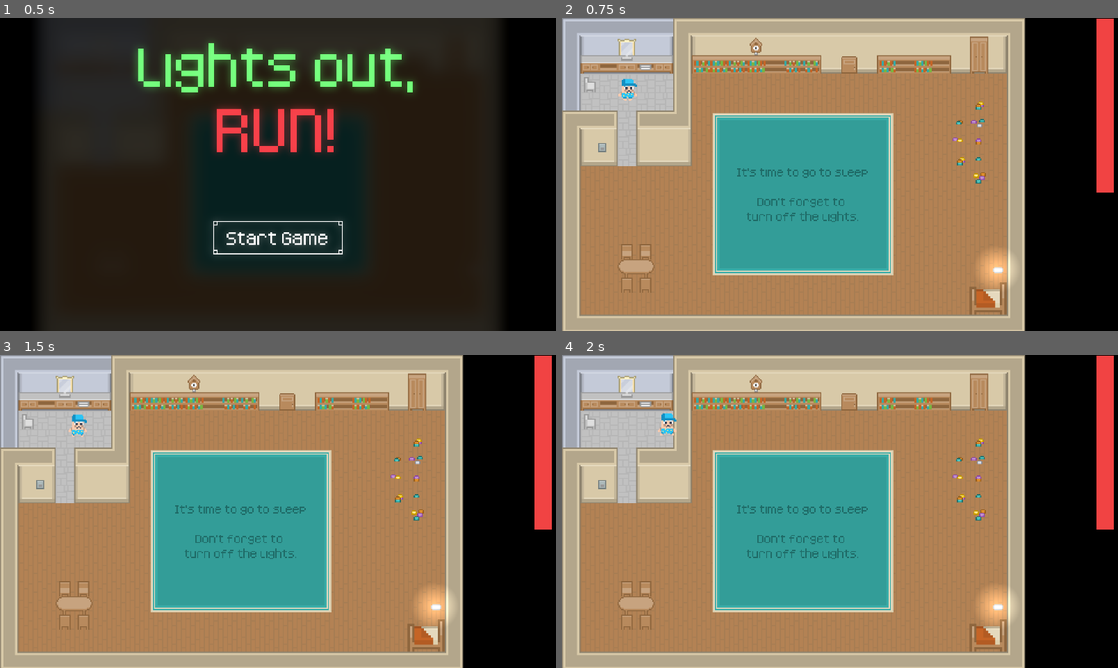
Above: before the commit, frames 1-4 (two rows, left to right).
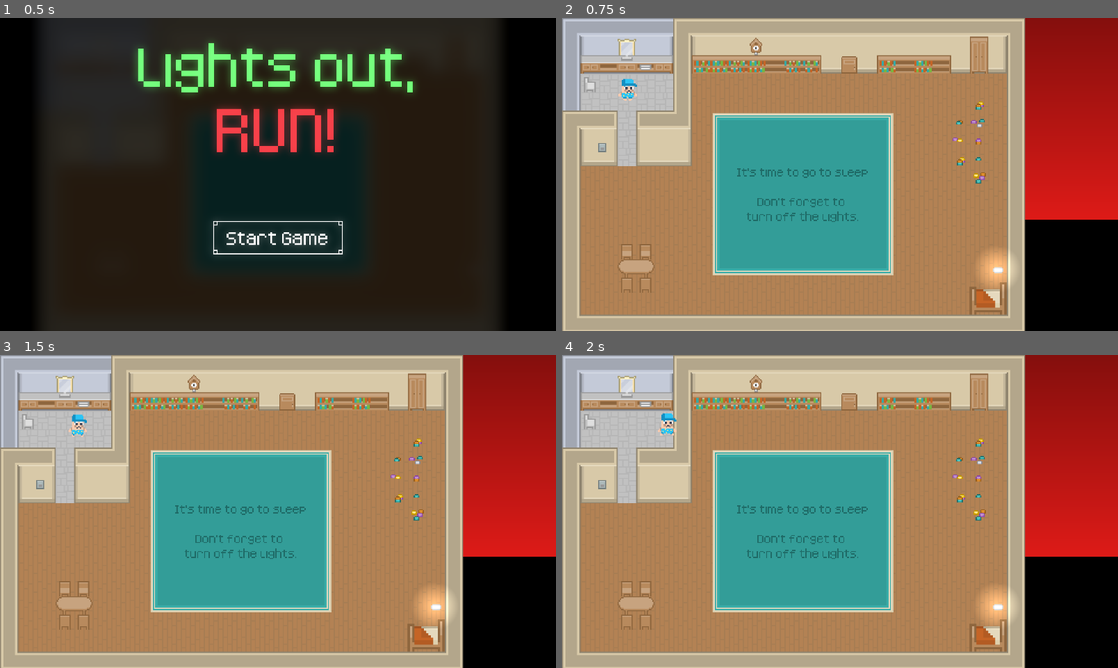
Above: after the commit, the same moments.

Repository: 10Zeeko/levelupgamejam2025
Game: Godot game, scene res://Scenes/main_menu.tscn
Two runs of this game, one before a commit and one after it. Both use one fixed random seed, a clock stepped at 60 frames per second and the inputs below. Sound files missing from this copy of the repository are replaced by a short silence.
Inputs:
- Up to frame 1 (0.5 s): no input
- Up to frame 2 (0.75 s): click "Start Game" at 0.5 s
- Up to frame 3 (1.5 s): tap Enter at 1.25 s; hold D (Right) from 1.28 s (still down); tap Space (Dash) at 1.35 s
- Up to frame 4 (2 s): keep holding D (Right)

Frame 1 is identical in both runs. In frame 2, 11% of the frame differs, in the area x 83-100%, y 0-65%; in frame 3, 11%; in frame 4, 11%.

Commit message:
Modified hud, added timer, fixes, ª and music

Diff:
--- a/GameNodes/Interactables/bed.gd
+++ b/GameNodes/Interactables/bed.gd
@@ -8,9 +8,12 @@
 	if body is CharacterBody2D and light_is_off:
 		timer.start()
 		Globals.level_completed = true
+		Globals.count_time = false
 		Globals.player_sleeping()
 
 func _change_scene():
+	if Globals.record_timers[Globals.current_level] < Globals.time_passed:
+			Globals.record_timers[Globals.current_level] = Globals.time_passed
 	Globals.current_level += 1
 	Globals.change_level()
 
--- a/GameNodes/globals.gd
+++ b/GameNodes/globals.gd
@@ -10,7 +10,27 @@
 
 var player_controller : CharacterBody2D
 
+const GLOBAL_MUSIC = preload("res://Sounds/global_music.ogg")
+const PLAYER_DEATH = preload("res://Sounds/PlayerSounds/player_death.ogg")
+var music_player : AudioStreamPlayer
+var sfx_player : AudioStreamPlayer
+
 func _ready() -> void:
+	# Game Audio
+	music_player = AudioStreamPlayer.new()
+	sfx_player = AudioStreamPlayer.new()
+
+	music_player.stream = GLOBAL_MUSIC
+	music_player.bus = "Music"
+	music_player.autoplay = true
+	add_child(music_player)
+
+	sfx_player.bus = "SFX"
+	add_child(sfx_player)
+
+	music_player.play()
+
+	# Game levels
 	levels.append(preload("res://Scenes/main_scene.tscn"))
 	levels.append(preload("res://Scenes/first_level.tscn"))
 	levels.append(preload("res://Scenes/second_level.tscn"))
@@ -18,6 +38,7 @@
 	levels.append(preload("res://Scenes/fourth_level.tscn"))
 	levels.append(preload("res://Scenes/fifth_level.tscn"))
 	levels.append(preload("res://Scenes/end_of_the_game.tscn"))
+
 	record_timers.resize(levels.size())
 
 func _physics_process(delta: float) -> void:
@@ -27,10 +48,8 @@
 func change_level():
 	if level_completed:
 		count_time = false
-		if record_timers[current_level] < time_passed:
-			record_timers[current_level] = time_passed
-			print(record_timers)
 		time_passed = 0.0
+		print(record_timers)
 		get_tree().change_scene_to_packed(levels[current_level])
 	else:
 		get_tree().reload_current_scene()
@@ -42,5 +61,21 @@
 func kill_player():
 	if player_controller != null:
 		player_controller.kill_player()
+		if sfx_player != null:
+			sfx_player.stream = PLAYER_DEATH
+			sfx_player.play()
 		await get_tree().create_timer(1.0).timeout
 		change_level()
+
+func lights_off():
+	if music_player:
+		var tw = create_tween()
+		tw.tween_property(music_player, "volume_db", -10.0, 0.5)
+
+func lights_on():
+	if music_player:
+		var tw = create_tween()
+		tw.tween_property(music_player, "volume_db", 0.0, 0.5)
+
+func get_time():
+	return time_passed
--- a/GameNodes/hud.gd
+++ b/GameNodes/hud.gd
@@ -10,14 +10,22 @@
 @export var dark_noise_streams : Array[AudioStreamOggVorbis]
 @onready var dark_noise_player: AudioStreamPlayer = $DarkNoisePlayer
 
+var seconds : float
+var miliseconds : float
+var current_time : float
+
 signal lightsSignal
 
 func _ready() -> void:
 	hide_hud()
+	Globals.lights_on()
+	Globals.count_time = false
+	Globals.time_passed = 0
 
 func _on_texture_button_toggled(toggled_on: bool) -> void:
 	changeLight = toggled_on
 	lightsSignal.emit()
+	Globals.lights_off()
 	texture_button.disabled = true
 
 	switch_stream_player.stream = switch_audios_streams[randi_range(0, switch_audios_streams.size()-1)]
@@ -55,3 +63,10 @@
 
 func _on_timer_timeout() -> void:
 	texture_button.disabled = true
+
+func _process(_delta: float) -> void:
+	current_time = Globals.get_time()
+	seconds = fmod(current_time, 60)
+	miliseconds = fmod(current_time, 1) * 100
+	$Control/HBoxContainer/Seconds.text = "%02d" % seconds
+	$Control/HBoxContainer/Miliseconds.text = "%02d" % miliseconds
--- a/GameNodes/hud.tscn
+++ b/GameNodes/hud.tscn
@@ -20,6 +20,7 @@
 [ext_resource type="AudioStream" uid="uid://c8o4qyglnvci0" path="res://Sounds/Switch/switch32.ogg" id="10_aafg3"]
 [ext_resource type="AudioStream" uid="uid://xl7ul0jrrtwd" path="res://Sounds/Switch/switch33.ogg" id="11_ogqed"]
 [ext_resource type="AudioStream" uid="uid://djf4rfa5jcpkb" path="res://Sounds/Switch/switch34.ogg" id="12_wn675"]
+[ext_resource type="FontFile" uid="uid://cfmglbt7ynprg" path="res://Sprites/Fonts/Kenney Pixel.ttf" id="20_gwwoj"]
 
 [node name="CanvasLayer" type="CanvasLayer"]
 script = ExtResource("1_cng81")
@@ -51,9 +52,36 @@
 wait_time = 0.1
 one_shot = true
 
+[node name="HBoxContainer" type="HBoxContainer" parent="Control"]
+layout_mode = 1
+anchors_preset = 1
+anchor_left = 1.0
+anchor_right = 1.0
+offset_left = -320.0
+offset_bottom = 56.0
+grow_horizontal = 0
+alignment = 1
+
+[node name="Seconds" type="Label" parent="Control/HBoxContainer"]
+layout_mode = 2
+theme_override_fonts/font = ExtResource("20_gwwoj")
+theme_override_font_sizes/font_size = 64
+text = "00"
+
+[node name="Label" type="Label" parent="Control/HBoxContainer"]
+layout_mode = 2
+theme_override_fonts/font = ExtResource("20_gwwoj")
+theme_override_font_sizes/font_size = 64
+text = ":"
+
+[node name="Miliseconds" type="Label" parent="Control/HBoxContainer"]
+layout_mode = 2
+theme_override_fonts/font = ExtResource("20_gwwoj")
+theme_override_font_sizes/font_size = 64
+text = "00"
+
 [node name="LevelTimer" parent="." instance=ExtResource("4_8lnhx")]
-position = Vector2(1876, 602)
-rotation = 3.14159
+position = Vector2(1600, 0)
 scale = Vector2(3, 3)
 
 [node name="RestartTimer" type="Timer" parent="LevelTimer"]
--- a/GameNodes/level_timer.tscn
+++ b/GameNodes/level_timer.tscn
@@ -1,13 +1,13 @@
-[gd_scene load_steps=2 format=3 uid="uid://gyxfuheccwcr"]
+[gd_scene load_steps=4 format=3 uid="uid://gyxfuheccwcr"]
 
 [sub_resource type="GDScript" id="GDScript_rtxln"]
 resource_name = "LevelTimer"
 script/source = "extends Node2D
 
-@onready var time_bar: Line2D = $TimeBar
-@onready var timer: Timer = $TimeBar/Timer
+@onready var timer: Timer = $TextureProgressBar/Timer
 @export var timer_time: float
 @onready var restart_timer: Timer = $RestartTimer
+@onready var texture_progress_bar: TextureProgressBar = $TextureProgressBar
 
 func start_timer():
 	decrease_timer()
@@ -17,9 +17,9 @@
 func decrease_timer():
 	var tw = create_tween()
 	tw.tween_property(
-		time_bar,
-		\"points\",
-		PackedVector2Array([Vector2(0.0, 0.0), Vector2(0.0, 0.0)]),
+		texture_progress_bar,
+		\"value\",
+		0.0,
 		timer_time
 	)
 
@@ -33,16 +33,28 @@
 	Globals.change_level()
 "
 
+[sub_resource type="Gradient" id="Gradient_hpg2j"]
+colors = PackedColorArray(0.52549, 0.0627451, 0.054902, 1, 0.87451, 0.109804, 0.0980392, 1)
+
+[sub_resource type="GradientTexture2D" id="GradientTexture2D_bgghe"]
+gradient = SubResource("Gradient_hpg2j")
+width = 120
+height = 232
+fill_to = Vector2(0, 1)
+
 [node name="LevelTimer" type="Node2D"]
 script = SubResource("GDScript_rtxln")
 timer_time = 10.0
 
-[node name="TimeBar" type="Line2D" parent="."]
-points = PackedVector2Array(0, 0, 0, 200)
-width = 20.0
-default_color = Color(0.945797, 0.265179, 0.26427, 1)
+[node name="TextureProgressBar" type="TextureProgressBar" parent="."]
+offset_right = 32.0
+offset_bottom = 200.0
+max_value = 200.0
+value = 200.0
+fill_mode = 3
+texture_progress = SubResource("GradientTexture2D_bgghe")
 
-[node name="Timer" type="Timer" parent="TimeBar"]
+[node name="Timer" type="Timer" parent="TextureProgressBar"]
 one_shot = true
 
-[connection signal="timeout" from="TimeBar/Timer" to="." method="_on_timer_timeout"]
+[connection signal="timeout" from="TextureProgressBar/Timer" to="." method="_on_timer_timeout"]
--- /dev/null
+++ b/default_bus_layout.tres
@@ -0,0 +1,15 @@
+[gd_resource type="AudioBusLayout" format=3 uid="uid://ym5lm41oieg6"]
+
+[resource]
+bus/1/name = &"Music"
+bus/1/solo = false
+bus/1/mute = false
+bus/1/bypass_fx = false
+bus/1/volume_db = 0.0
+bus/1/send = &"Master"
+bus/2/name = &"SFX"
+bus/2/solo = false
+bus/2/mute = false
+bus/2/bypass_fx = false
+bus/2/volume_db = 0.0
+bus/2/send = &"Master"
--- a/project.godot
+++ b/project.godot
@@ -10,10 +10,10 @@
 
 [application]
 
-config/name="LevelUpGameJam2025"
+config/name="Lights_Out_Run.console"
 run/main_scene="uid://cgw6pk1ukbbx8"
 config/features=PackedStringArray("4.4", "GL Compatibility")
-config/icon="res://icon.svg"
+config/icon="uid://657ddxpl6cyr"
 
 [autoload]
 
Not shown: 1 places in GameNodes/hud.tscn that only renumber resources
Not shown, added: Sounds/PlayerSounds/player_death.ogg.import
Not shown, added: Sounds/global_music.ogg.import
Binary file added: Sprites/HUD/tile_0003.png
Not shown, added: Sprites/HUD/tile_0003.png.import
Binary file added: game-icon.png
Not shown, added: game-icon.png.import
Not shown, added: Sounds/PlayerSounds/player_death.ogg
Not shown, added: Sounds/global_music.ogg
